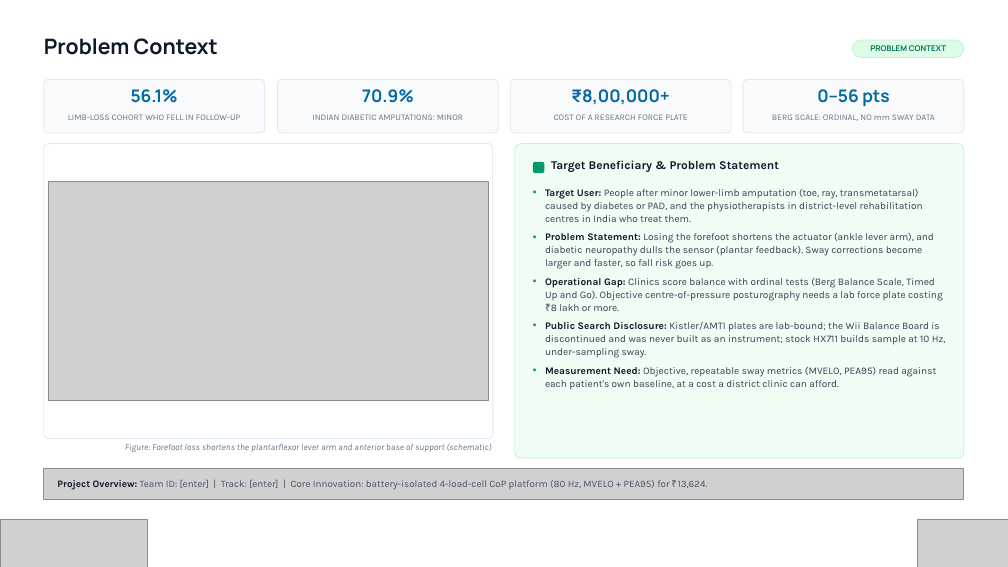
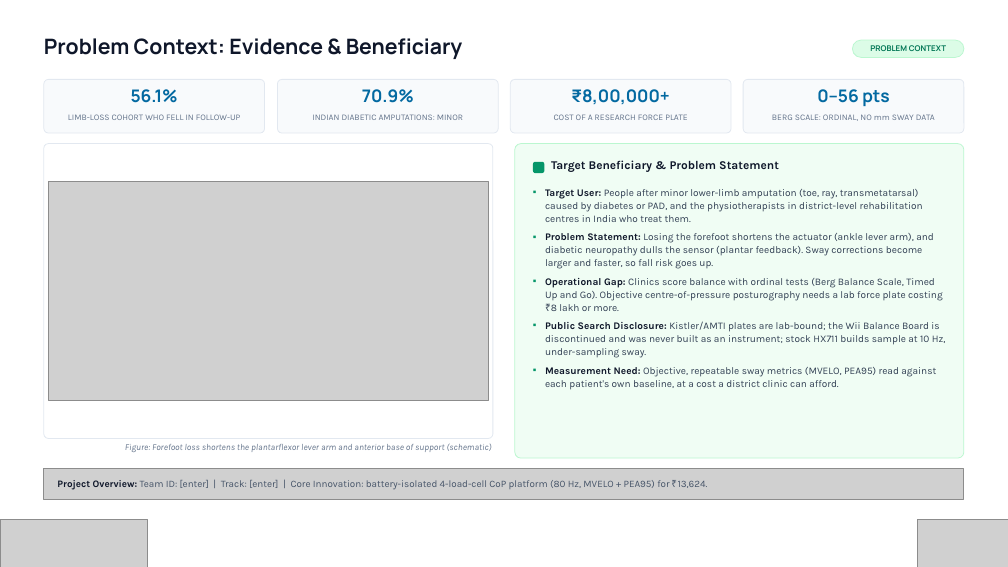
Before and after one commit to amalnathkp13-boop/EquiSense-ForcePlatform, a slide deck: slide 4 of docs/Vishwakarma_Stage2_EquiSense.pptx (slide 2 before the commit). Drawn at 1008x567 pixels with LibreOffice and Linux fonts; fonts in the diff are those of the drawing; grey boxes stand for pictures; background and template pictures are left out. Boxes give left, top, right and bottom in pixels: in the first picture for what was removed or moved away, otherwise in the second. Text is boxed around its words. In the diff, an @@ line names an element or a change of style, - is before the commit and + after.

```diff
--- a/docs/Vishwakarma_Stage2_EquiSense.pptx
+++ b/docs/Vishwakarma_Stage2_EquiSense.pptx
@@ text at [44,38,462,59]: text changed @@
-Problem Context
+Problem Context: Evidence & Beneficiary
```
Also in this commit, not shown: 3 other slides changed, 5 slides added.
